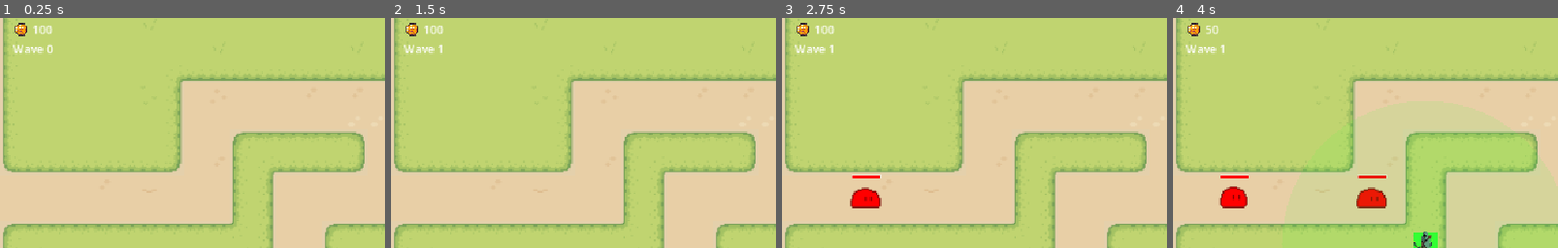
Above: before the commit, frames 1-4 (left to right).
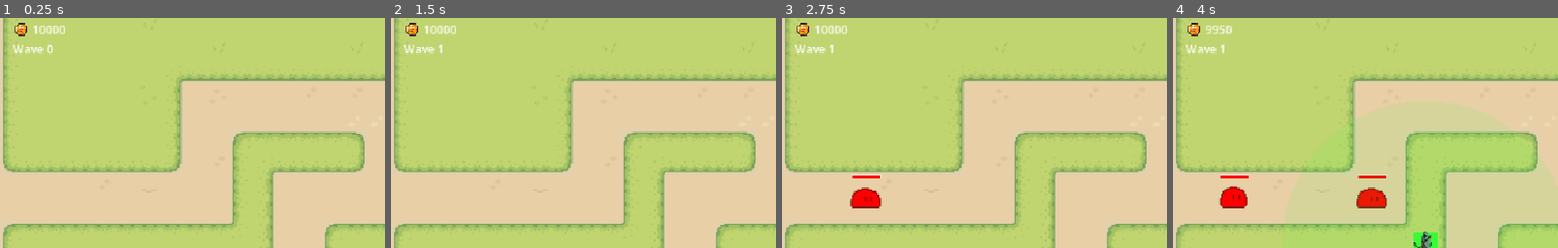
Above: after the commit, the same moments.

Repository: psvm203/rgb-defense
Game: Godot game, scene res://track/track.tscn
Same seed, same stepped clock (60 frames per second), same inputs: the game is played once before the commit and once after it.
Inputs (mouse positions are % of the whole screen's width and height, from its top left):
- Up to frame 1 (0.25 s): no input
- Up to frame 2 (1.5 s): click "Start Wave" at 0.5 s; click "Cancel" at 1.25 s
- Up to frame 3 (2.75 s): move the mouse to (73, 45) at 2.02 s; tap R at 2.1 s; click (73, 45) at 2.17 s
- Up to frame 4 (4 s): move the mouse to (30, 55) at 2.77 s; tap G at 2.85 s; click (30, 55) at 2.92 s; move the mouse to (60, 28) at 3.52 s; tap B at 3.6 s; click (60, 28) at 3.67 s
The pictures show only the part of the screen within x 0-50%, y 6-56%; the shares and areas given below are measured in that part.

The runs differ from the first frame. In frame 1, less than 0.1% of the frame differs, in the area x 13-17%, y 3-8%; in frame 2, less than 0.1%; in frame 3, less than 0.1%; in frame 4, 0.1%, in the area x 8-16%, y 3-8%.

Commit message:
chore: increase initial coins for test

Diff:
--- a/game_state/game_state.gd
+++ b/game_state/game_state.gd
@@ -28,7 +28,7 @@
 ]
 
 var lives: int = 10
-var coins: int = 100
+var coins: int = 10000
 var wave_number: int = 0
 var is_wave_active: bool = false
 var mobs_alive: int = 0
